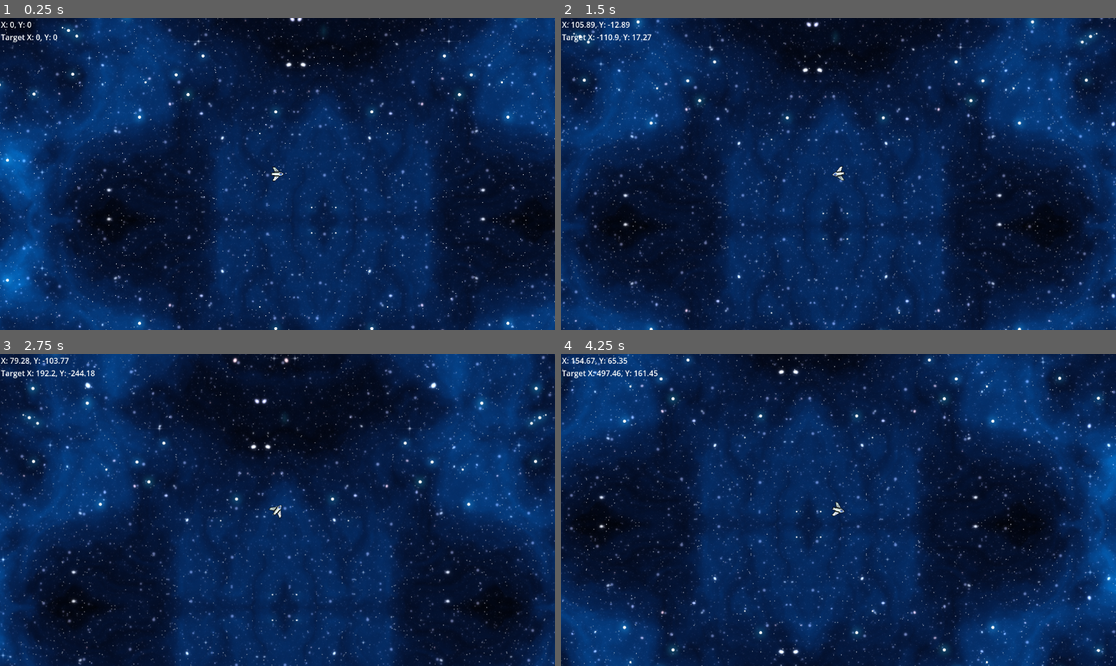
Above: before the commit, frames 1-4 (two rows, left to right).
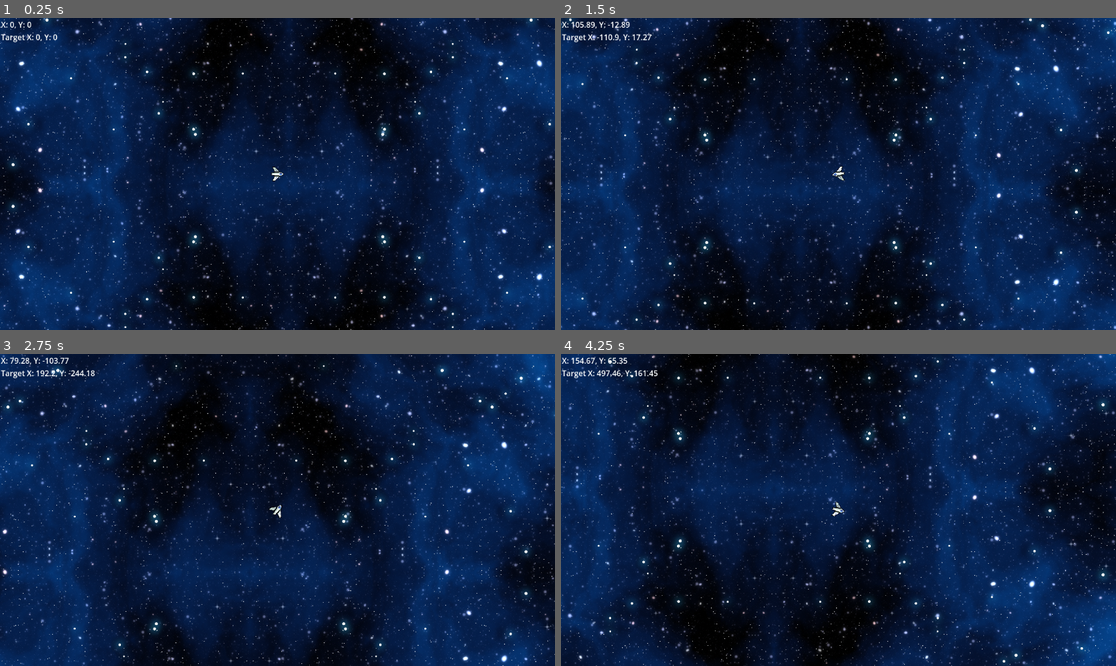
Above: after the commit, the same moments.

Repository: Mopcho/nebulariders-server
Game: Godot game, scene res://main_scene.tscn
Two runs of this game, one before a commit and one after it. Both use one fixed random seed, a clock stepped at 60 frames per second and the inputs below.
Inputs (mouse positions are in pixels of both pictures, inside the frame that each line leads up to):
- Up to frame 1 (0.25 s): no input
- Up to frame 2 (1.5 s): tap Enter at 0.5 s; move the mouse to (960, 158) at 0.52 s; press the mouse at (960, 158) at 0.53 s; move the mouse to (727, 189) at 1.27 s; release the mouse at (727, 189) at 1.28 s; click (727, 189) at 1.35 s
- Up to frame 3 (2.75 s): move the mouse to (333, 441) at 2.02 s; press the mouse at (333, 441) at 2.03 s
- Up to frame 4 (4.25 s): move the mouse to (810, 572) at 2.77 s; release the mouse at (810, 572) at 2.78 s; click (810, 572) at 2.85 s; move the mouse to (1005, 556) at 3.52 s; press the mouse at (1005, 556) at 3.53 s

The runs differ from the first frame. In frame 1, 63% of the frame differs, in the area x 0-100%, y 0-100%; in frame 2, 61%; in frame 3, 58%; in frame 4, 65%.

Commit message:
add map node and fix small issues

Diff:
--- a/client/project.godot
+++ b/client/project.godot
@@ -22,3 +22,7 @@
 "events": [Object(InputEventMouseButton,"resource_local_to_scene":false,"resource_name":"","device":-1,"window_id":0,"a …(253 unchanged characters)…
 ]
 }
+
+[rendering]
+
+textures/canvas_textures/default_texture_filter=0
--- a/client/world/OtherPlayer.tscn
+++ b/client/world/OtherPlayer.tscn
@@ -7,11 +7,12 @@
 script = ExtResource("1_d0nml")
 
 [node name="Label" type="Label" parent="."]
-offset_left = -22.0
-offset_top = -40.0
-offset_right = 18.0
-offset_bottom = -17.0
-text = "gay"
+offset_left = -32.0
+offset_top = 16.0
+offset_right = 32.0
+offset_bottom = 39.0
+text = "Player"
+horizontal_alignment = 1
 
 [node name="SpriteWrapper" type="Node2D" parent="."]
 
--- /dev/null
+++ b/client/world/map.gd
@@ -0,0 +1,42 @@
+@tool
+extends ParallaxBackground
+
+@export var map_boundary:= 2000:
+	set(boundary):
+		map_boundary = boundary
+		if Engine.is_editor_hint():
+			change_regions(map_boundary, map_border_width)
+
+@export var map_border_width:= 20:
+	set(border_width):
+		map_border_width = border_width
+		if Engine.is_editor_hint():
+			change_regions(map_boundary, map_border_width)
+
+func _ready():
+	if not Engine.is_editor_hint():
+		change_regions(map_boundary, map_border_width)
+
+func change_regions(boundary: int, border_width: int) -> void:
+	var size = Vector2(boundary, boundary)
+
+	$ParallaxLayer/Sprite.region_rect.size = size
+	$ParallaxLayer2/Sprite.region_rect.size = size
+
+	var vertical_shape = RectangleShape2D.new()
+	vertical_shape.size = Vector2(border_width, boundary)
+
+	var horizontal_shape = RectangleShape2D.new()
+	horizontal_shape.size = Vector2(boundary + (border_width * 2), border_width)
+
+	$BorderTop.position = Vector2(0, ((boundary / 2) + border_width / 2) * -1)
+	$BorderTop/CollisionShape2D.set_shape(horizontal_shape)
+
+	$BorderRight.position = Vector2(((boundary / 2) + border_width / 2), 0)
+	$BorderRight/CollisionShape2D.set_shape(vertical_shape)
+
+	$BorderBottom.position = Vector2(0, (boundary / 2) + (border_width / 2))
+	$BorderBottom/CollisionShape2D.set_shape(horizontal_shape)
+
+	$BorderLeft.position = Vector2(((boundary / 2) + border_width / 2) * -1, 0)
+	$BorderLeft/CollisionShape2D.set_shape(vertical_shape)
--- /dev/null
+++ b/client/world/map.tscn
@@ -0,0 +1,62 @@
+[gd_scene load_steps=7 format=3 uid="uid://bkbu7jel0bivr"]
+
+[ext_resource type="Script" path="res://world/map.gd" id="1_qlig5"]
+[ext_resource type="Texture2D" uid="uid://cyy5rdst2047v" path="res://assets/bg/Blue_Nebula_08-1024x1024.png" id="2_g4j2m"]
+[ext_resource type="Texture2D" uid="uid://dxksrga7vebpc" path="res://assets/bg/Starfield_03-1024x1024.png" id="3_ra8gi"]
+
+[sub_resource type="CanvasItemMaterial" id="CanvasItemMaterial_yayvx"]
+blend_mode = 1
+light_mode = 1
+
+[sub_resource type="RectangleShape2D" id="RectangleShape2D_u7enj"]
+size = Vector2(4080, 40)
+
+[sub_resource type="RectangleShape2D" id="RectangleShape2D_gixwx"]
+size = Vector2(40, 4000)
+
+[node name="Map" type="ParallaxBackground"]
+script = ExtResource("1_qlig5")
+map_boundary = 4000
+map_border_width = 40
+
+[node name="ParallaxLayer" type="ParallaxLayer" parent="."]
+
+[node name="Sprite" type="Sprite2D" parent="ParallaxLayer"]
+texture_repeat = 3
+texture = ExtResource("2_g4j2m")
+region_enabled = true
+region_rect = Rect2(0, 0, 4000, 4000)
+
+[node name="ParallaxLayer2" type="ParallaxLayer" parent="."]
+motion_scale = Vector2(0.9, 0.9)
+
+[node name="Sprite" type="Sprite2D" parent="ParallaxLayer2"]
+texture_repeat = 3
+material = SubResource("CanvasItemMaterial_yayvx")
+texture = ExtResource("3_ra8gi")
+region_enabled = true
+region_rect = Rect2(0, 0, 4000, 4000)
+
+[node name="BorderTop" type="StaticBody2D" parent="."]
+position = Vector2(0, -2020)
+
+[node name="CollisionShape2D" type="CollisionShape2D" parent="BorderTop"]
+shape = SubResource("RectangleShape2D_u7enj")
+
+[node name="BorderRight" type="StaticBody2D" parent="."]
+position = Vector2(2020, 0)
+
+[node name="CollisionShape2D" type="CollisionShape2D" parent="BorderRight"]
+shape = SubResource("RectangleShape2D_gixwx")
+
+[node name="BorderBottom" type="StaticBody2D" parent="."]
+position = Vector2(0, 2020)
+
+[node name="CollisionShape2D" type="CollisionShape2D" parent="BorderBottom"]
+shape = SubResource("RectangleShape2D_u7enj")
+
+[node name="BorderLeft" type="StaticBody2D" parent="."]
+position = Vector2(-2020, 0)
+
+[node name="CollisionShape2D" type="CollisionShape2D" parent="BorderLeft"]
+shape = SubResource("RectangleShape2D_gixwx")
--- a/client/world/parallax_background.gd
+++ /dev/null
@@ -1,11 +0,0 @@
-@tool
-extends ParallaxBackground
-
-@export var boundary: int:
-	set(new_boundary):
-		boundary = new_boundary
-		print('gay')
-
-func _process(delta):
-	$ParallaxLayer/Sprite1.region_rect.size = Vector2(boundary,boundary)
-	$ParallaxLayer2/Sprite2.region_rect.size = Vector2(boundary,boundary)
--- a/client/world/world.tscn
+++ b/client/world/world.tscn
@@ -1,19 +1,13 @@
-[gd_scene load_steps=11 format=3 uid="uid://bwr0svqbmr25d"]
+[gd_scene load_steps=8 format=3 uid="uid://bwr0svqbmr25d"]
 
 [ext_resource type="Script" path="res://world/world.gd" id="1_5swk5"]
 [ext_resource type="Script" path="res://world/Player.gd" id="1_307qj"]
 [ext_resource type="Texture2D" uid="uid://bbkyf22tq5bdc" path="res://assets/ship/Main Ship - Base - Full health.png" id="2_w1i8a"]
 [ext_resource type="Script" path="res://world/report_position_to_ws.gd" id="3_4yxnr"]
-[ext_resource type="Texture2D" uid="uid://cyy5rdst2047v" path="res://assets/bg/Blue_Nebula_08-1024x1024.png" id="3_v0m4a"]
+[ext_resource type="PackedScene" uid="uid://bkbu7jel0bivr" path="res://world/map.tscn" id="6_02nd5"]
 [ext_resource type="Script" path="res://world/Entities.gd" id="6_8l18c"]
-[ext_resource type="Script" path="res://world/parallax_background.gd" id="7_mxh0a"]
-[ext_resource type="Texture2D" uid="uid://dxksrga7vebpc" path="res://assets/bg/Starfield_03-1024x1024.png" id="7_phu3u"]
 
 [sub_resource type="CircleShape2D" id="CircleShape2D_npncn"]
-
-[sub_resource type="CanvasItemMaterial" id="CanvasItemMaterial_yayvx"]
-blend_mode = 1
-light_mode = 1
 
 [node name="Node2D" type="Node2D"]
 script = ExtResource("1_5swk5")
@@ -46,25 +40,9 @@
 [node name="Entities" type="Node2D" parent="."]
 script = ExtResource("6_8l18c")
 
-[node name="ParallaxBackground" type="ParallaxBackground" parent="."]
-script = ExtResource("7_mxh0a")
-boundary = 8000
-
-[node name="ParallaxLayer" type="ParallaxLayer" parent="ParallaxBackground"]
-
-[node name="Sprite1" type="Sprite2D" parent="ParallaxBackground/ParallaxLayer"]
-texture_repeat = 3
-texture = ExtResource("3_v0m4a")
-region_enabled = true
-
-[node name="ParallaxLayer2" type="ParallaxLayer" parent="ParallaxBackground"]
-motion_scale = Vector2(0.9, 0.9)
-
-[node name="Sprite2" type="Sprite2D" parent="ParallaxBackground/ParallaxLayer2"]
-texture_repeat = 3
-material = SubResource("CanvasItemMaterial_yayvx")
-texture = ExtResource("7_phu3u")
-region_enabled = true
+[node name="Map" parent="." instance=ExtResource("6_02nd5")]
+map_boundary = 2000
+map_border_width = 20
 
 [connection signal="websocket_open" from="." to="Player/ReportPositionToWS" method="_on_world_websocket_open"]
 [connection signal="websocket_packet" from="." to="Entities" method="_on_world_websocket_packet"]
Not shown, added: server/auth-server/scripts/run.bat
